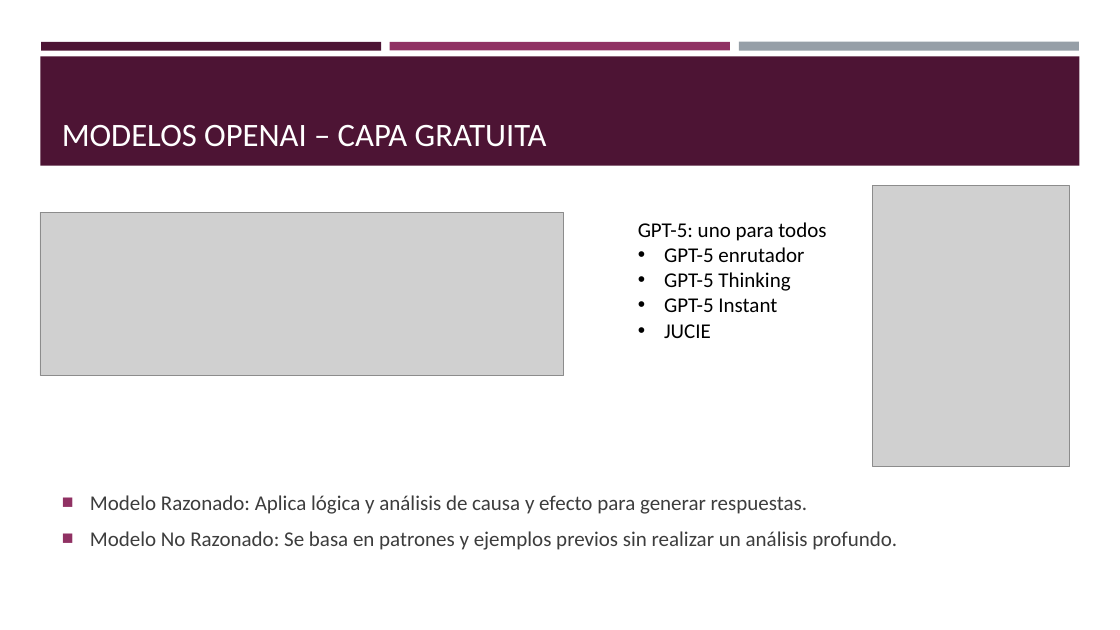
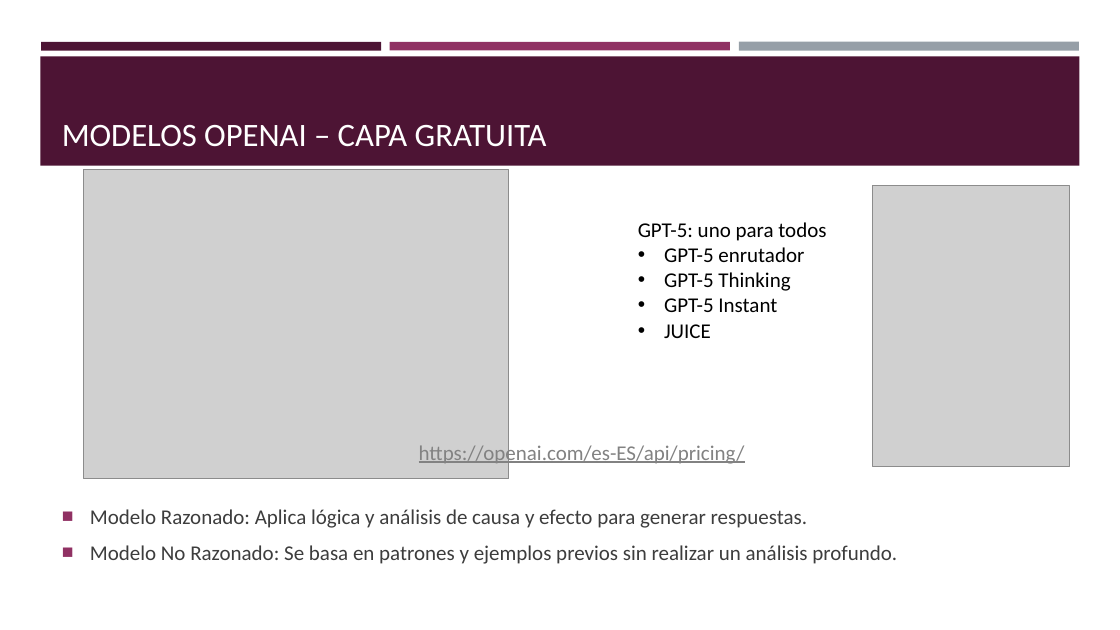
Before and after one commit to jmchema/curso_chatgpt, a slide deck: slide 13 of Introducción a chatgpt.pptx. Drawn at 1120x630 pixels with LibreOffice and Linux fonts; fonts in the diff are those of the drawing; grey boxes stand for pictures. Boxes give left, top, right and bottom in pixels: in the first picture for what was removed or moved away, otherwise in the second. Text is boxed around its words. In the diff, an @@ line names an element or a change of style, - is before the commit and + after.

```diff
--- a/Introducción a chatgpt.pptx
+++ b/Introducción a chatgpt.pptx
@@ picture added at (83,170,509,479) @@
@@ picture removed at (40,213,565,376) @@
@@ text at (664,324,711,338): text changed @@
-• JUCIE
+• JUICE
@@ text added at (419,442,745,466), 18 pt, text #828282, underline @@
+https://openai.com/es-ES/api/pricing/
@@ text "Modelo Razonado: Aplica lógica y ...": place and size @@
-text "Modelo Razonado: Aplica lógica y ..." at (90,495,897,550)
+text "Modelo Razonado: Aplica lógica y ..." at (90,509,897,564)
```
Also in this commit, not shown: 11 other slides changed, 1 slide added, 1 other file.
